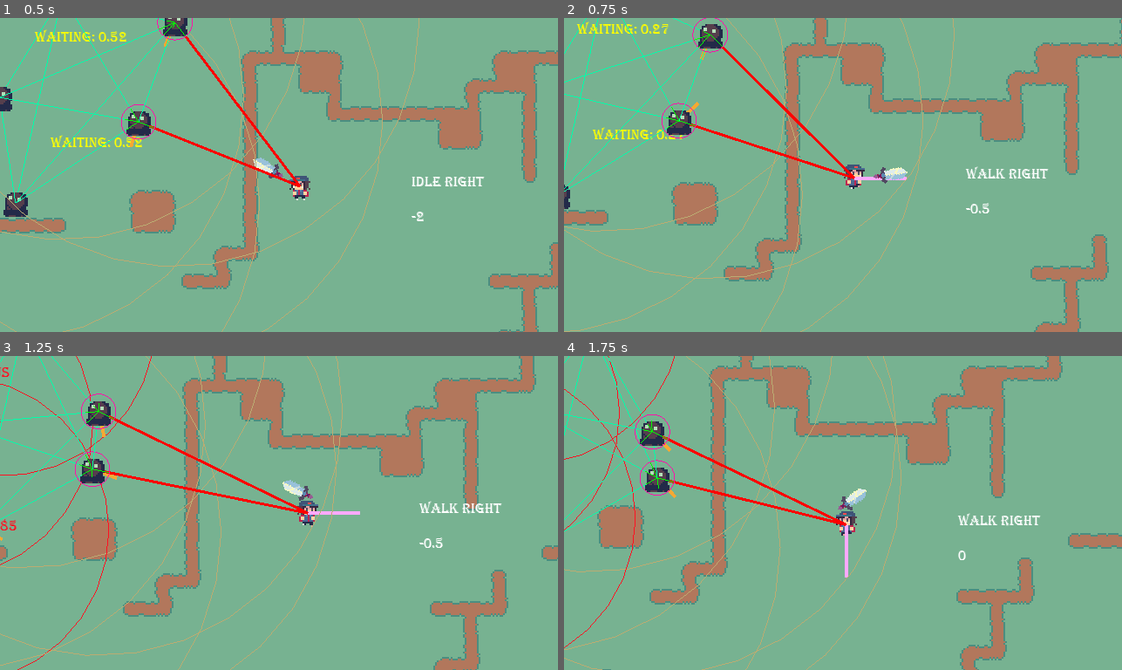
Above: before the commit, frames 1-4 (two rows, left to right).
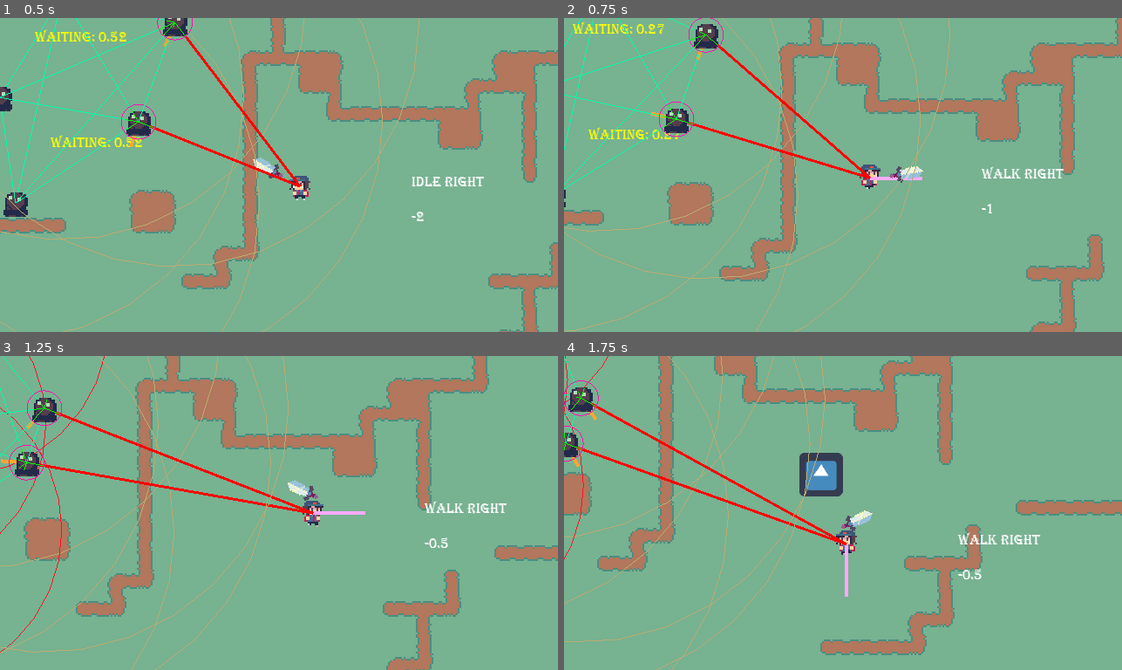
Above: after the commit, the same moments.

Repository: OceanBoy612/SimpleRPG
Game: Godot game, scene res://Code/Maps/Map1.tscn
Two runs of this game, one before a commit and one after it. Both use one fixed random seed, a clock stepped at 60 frames per second and the inputs below. The engine's default icon, where the game draws it, is replaced by a stand-in: a white triangle on a blue panel in a dark square.
Inputs (mouse positions are in pixels of both pictures, inside the frame that each line leads up to):
- Up to frame 1 (0.5 s): no input
- Up to frame 2 (0.75 s): tap Enter (ui_accept) at 0.5 s; move the mouse to (965, 159) at 0.52 s; hold Right (ui_right) from 0.53 s (still down); click (965, 159) at 0.6 s
- Up to frame 3 (1.25 s): keep holding Right (ui_right); tap Enter (ui_accept) at 0.77 s
- Up to frame 4 (1.75 s): move the mouse to (731, 528) at 1.27 s; release Right (ui_right) at 1.28 s; hold Down (ui_down) from 1.28 s (still down); click (731, 528) at 1.35 s; tap Enter (ui_accept) at 1.52 s

Frame 1 is identical in both runs. In frame 2, 11% of the frame differs, in the area x 0-100%, y 0-100%; in frame 3, 25%; in frame 4, 26%.

Commit message:
Made it possible to attack and move at the same time

Diff:
--- a/src/Code/Character Controller/player_controller.gd
+++ b/src/Code/Character Controller/player_controller.gd
@@ -9,13 +9,12 @@
 onready var smartsprit = kb.get_node("SmartSprite")
 
 enum {
-	ATTACK,
 	MOVE,
 	ROLL
 }
 
 var state = MOVE
-var startAttack = false
+#var startAttack = false
 var startRolling = false
 
 # Used for rolling
@@ -47,8 +46,7 @@
 
 	var attack_pressed = Input.is_action_just_pressed("attack") # leftmousebutton
 	if attack_pressed and state == MOVE:
-		state = ATTACK
-		startAttack = true
+		Weapon.run_attack()
 
 	# Check for rolling
 	if check_double_press(delta) and state == MOVE:
@@ -58,8 +56,6 @@
 	match state:
 		MOVE:
 			handle_movement(axis)
-		ATTACK:
-			handle_attacking()
 		ROLL:
 			handle_rolling()
 
@@ -79,13 +75,13 @@
 	kb.move_dir = axis
 
 
-func handle_attacking():
-	kb.move_dir = Vector2() # stop moveing when attacking
-	if startAttack:
-		Weapon.run_attack()
-		startAttack = false
-	elif Weapon.attacking == false:
-		state = MOVE
+#func handle_attacking():
+#	kb.move_dir = Vector2() # stop moveing when attacking
+#	if startAttack:
+#
+#		startAttack = false
+#	elif Weapon.attacking == false:
+#		state = MOVE
 
 func handle_rolling():
 	if startRolling:
